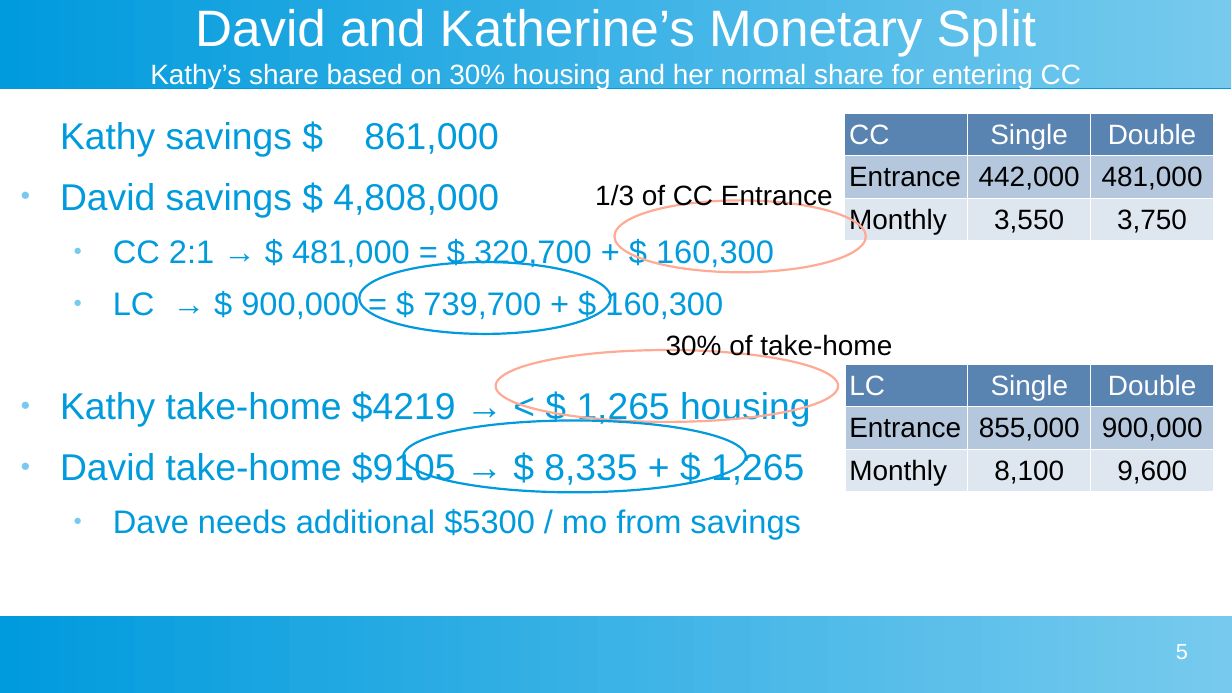
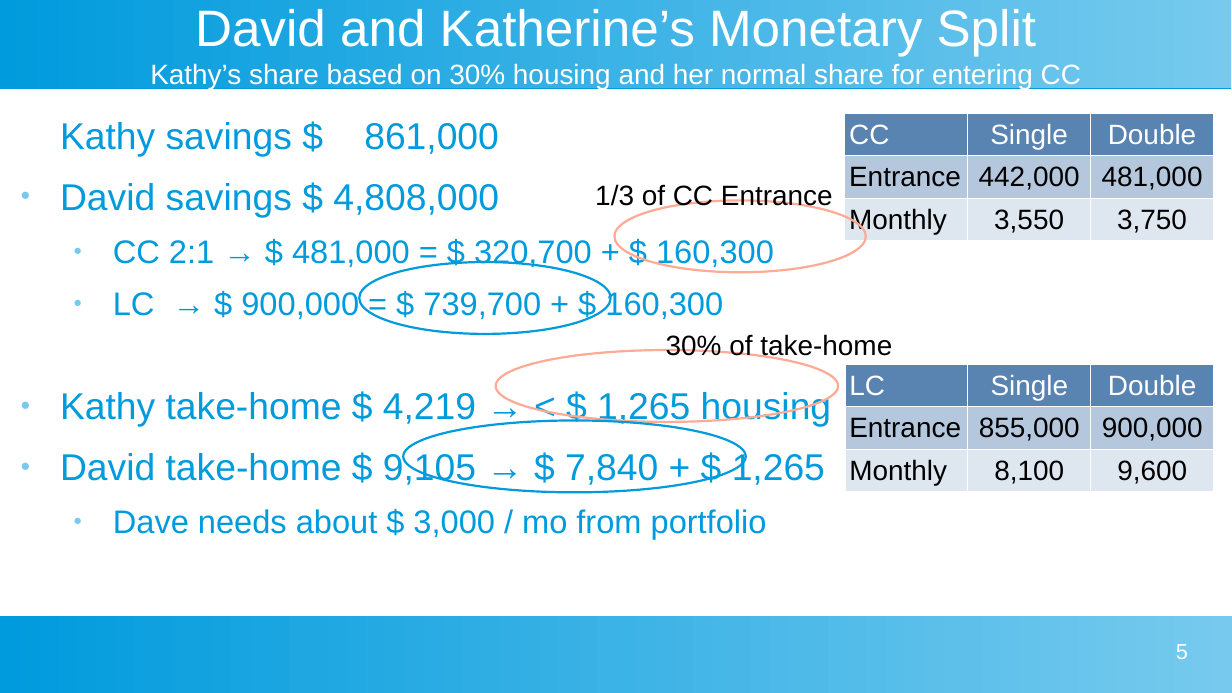
Before and after one commit to davegutz/myLifeSaver, a slide deck: slide 5 of Gutz Evaluation of Taylor Lifecare Advantage.odp. Drawn at 1232x693 pixels with LibreOffice and Linux fonts; fonts in the diff are those of the drawing. Boxes give left, top, right and bottom in pixels: in the first picture for what was removed or moved away, otherwise in the second. Text is boxed around its words. In the diff, an @@ line names an element or a change of style, - is before the commit and + after.

```diff
--- a/Gutz Evaluation of Taylor Lifecare Advantage.odp
+++ b/Gutz Evaluation of Taylor Lifecare Advantage.odp
@@ text at (60,392,832,539): text changed @@
-● Kathy take-home $4219 → < $ 1,265 housing
-● David take-home $9105 → $ 8,335 + $ 1,265
-  ● Dave needs additional $5300 / mo from savings
+● Kathy take-home $ 4,219 → < $ 1,265 housing
+● David take-home $ 9,105 → $ 7,840 + $ 1,265
+  ● Dave needs about $ 3,000 / mo from portfolio
```
Also in this commit, not shown: 1 other slide changed, 29 other files.
